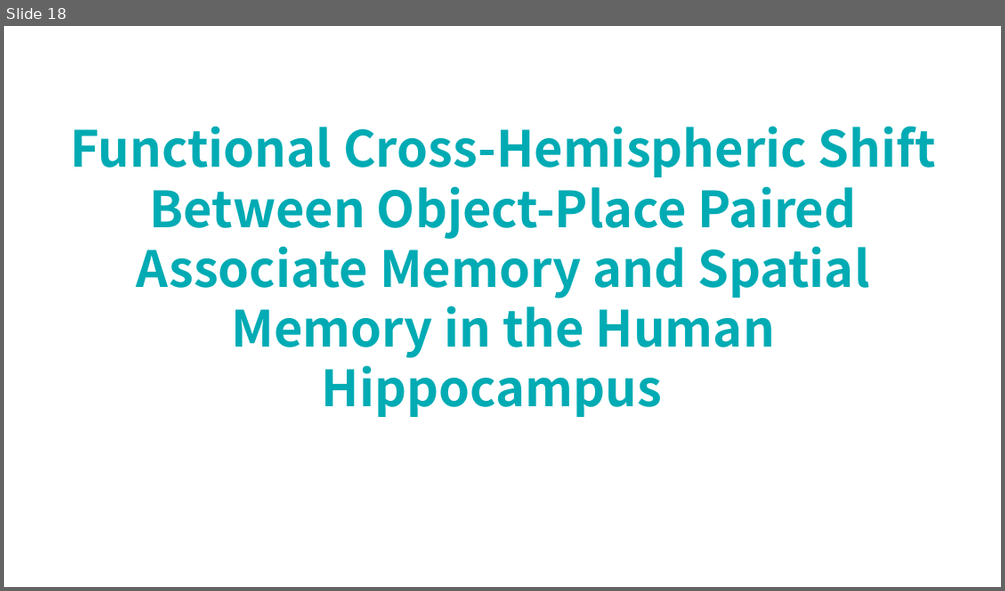
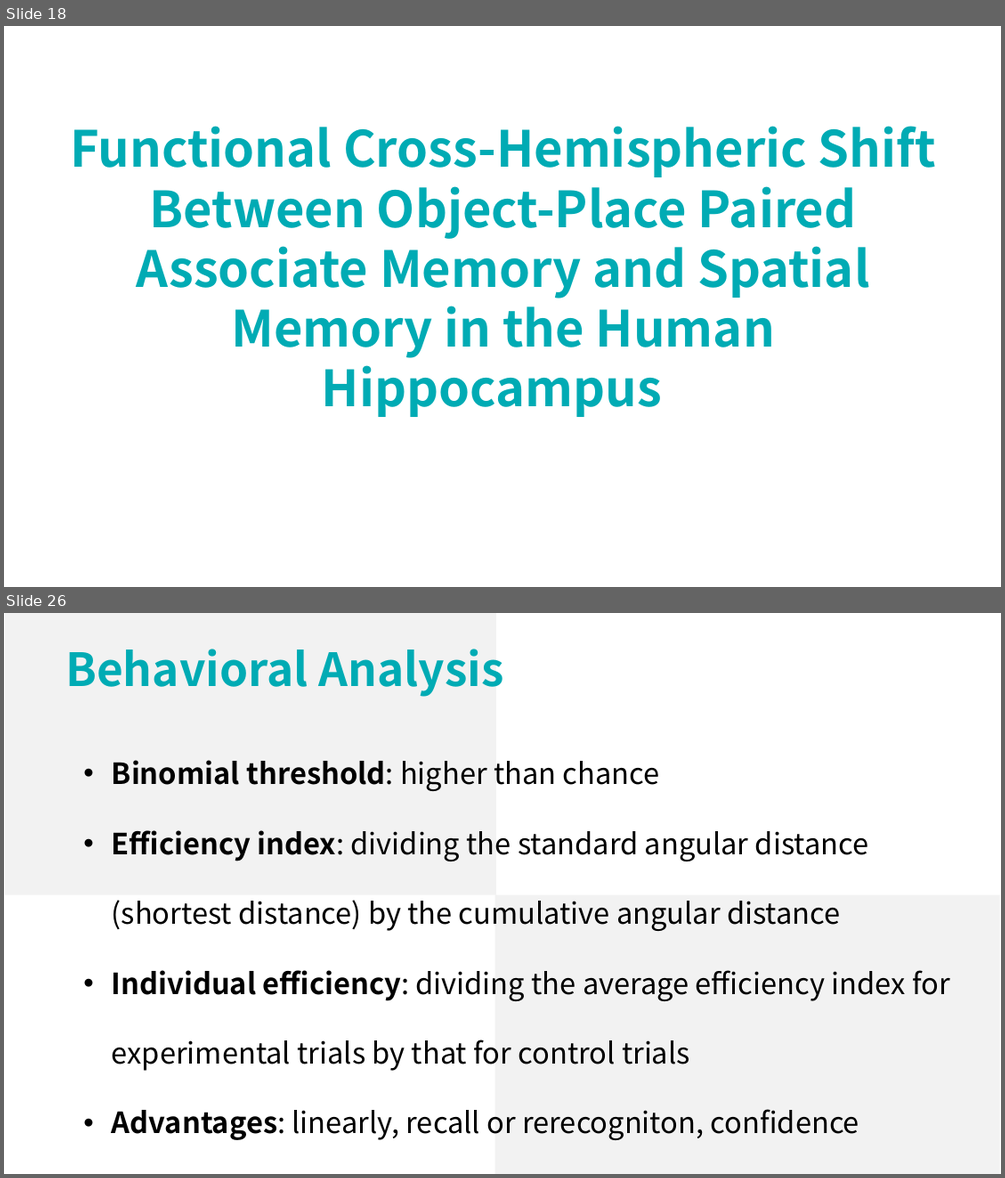
Before and after one commit to lsyoath/sheepy, a slide deck: Event/Lateralization.pptx. Shown one above the other, each under a label of ours: slide 18 before the commit, slides 18 and 26 after it; the slides between them are not shown. The pictures are 1005x591 and 1005x1178 pixels, drawn with LibreOffice and Linux fonts; fonts in the diff are those of the drawing. Boxes give left, top, right and bottom in pixels: in the first picture for what was removed or moved away, otherwise in the second. Text is boxed around its words. In the diff, an @@ line names an element or a change of style, - is before the commit and + after.

```diff
--- a/Event/Lateralization.pptx
+++ b/Event/Lateralization.pptx
@@ slide 26 added at box(4, 613, 1001, 1174), background #FFFFFF @@
@@ rectangle added at box(5, 613, 496, 895), fill #F2F2F2 @@
@@ text added at box(65, 649, 503, 697), 44 pt, text #00ABB4, bold @@
+Behavioral Analysis
@@ text added at box(112, 760, 950, 1140), 28 pt, text #000000 @@
+• Binomial threshold: higher than chance
+• Efficiency index: dividing the standard angular distance (shortest distance) by the cumulative angular distance
+• Individual efficiency: dividing the average efficiency index for experimental trials by that for control trials
+• Advantages: linearly, recall or rerecogniton, confidence
@@ rectangle added at box(495, 895, 1000, 1174), fill #F2F2F2 @@
```
Also in this commit, not shown: 1 slide changed, 21 other slides added, 10 slides removed.
